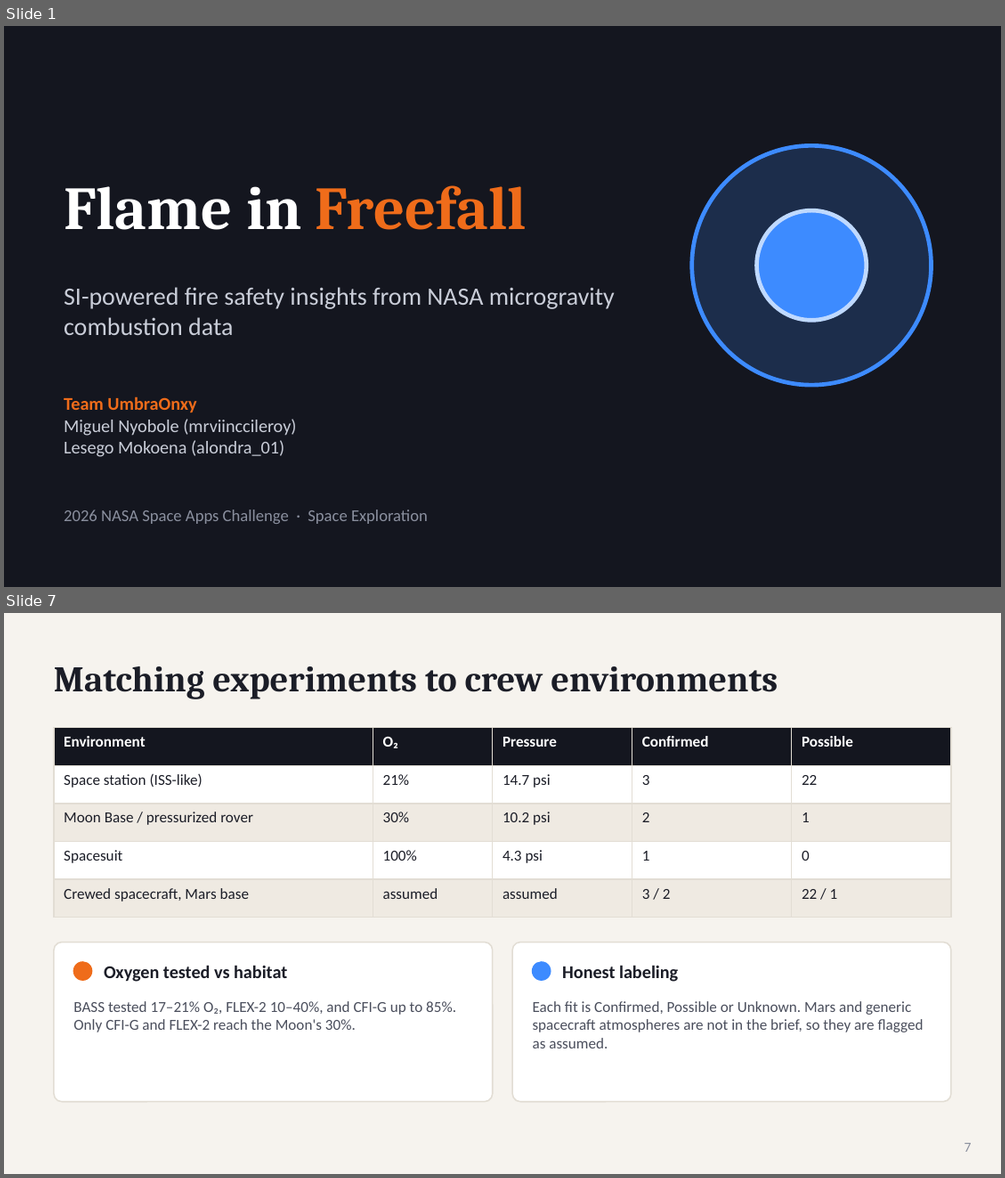
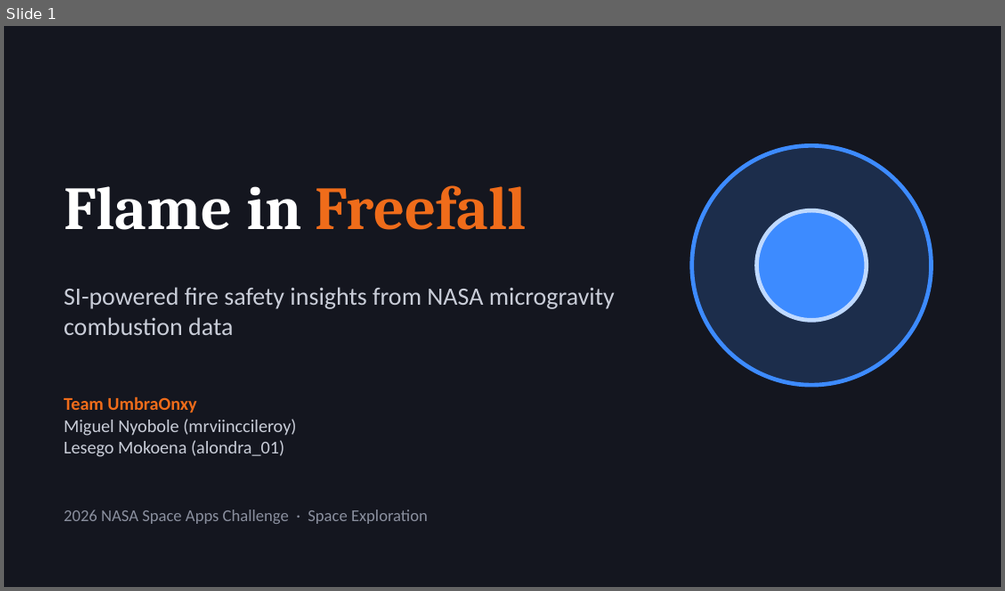
Before and after one commit to Real-Vicinic/F-I-F, a slide deck: docs/Flame_in_Freefall_Presentation.pptx. Shown one above the other, each under a label of ours: slides 1 and 7 before the commit, slide 1 after it; the slides between them are not shown. The pictures are 1005x1178 and 1005x591 pixels, drawn with LibreOffice and Linux fonts; fonts in the diff are those of the drawing. Boxes give left, top, right and bottom in pixels: in the first picture for what was removed or moved away, otherwise in the second. Text is boxed around its words. In the diff, an @@ line names an element or a change of style, - is before the commit and + after.

```diff
--- a/docs/Flame_in_Freefall_Presentation.pptx
+++ b/docs/Flame_in_Freefall_Presentation.pptx
@@ slide 7 removed at [4,613,1001,1174], background #F6F3EE @@
@@ text removed at [54,666,777,699] @@
-Matching experiments to crew environments
@@ table removed at [54,728,951,905], 5 rows, 5 columns @@
-Environment | O₂ | Pressure | Confirmed | Possible
-Space station (ISS-like) | 21% | 14.7 psi | 3 | 22
-Moon Base / pressurized rover | 30% | 10.2 psi | 2 | 1
-Spacesuit | 100% | 4.3 psi | 1 | 0
-Crewed spacecraft, Mars base | assumed | assumed | 3 / 2 | 22 / 1
@@ rounded rectangle removed at [54,942,493,1102] @@
@@ rounded rectangle removed at [512,942,951,1102] @@
@@ ellipse removed at [73,962,92,980] @@
@@ text removed at [104,965,287,981] @@
-Oxygen tested vs habitat
@@ ellipse removed at [533,962,550,980] @@
@@ text removed at [562,965,678,981] @@
-Honest labeling
@@ text removed at [73,1001,456,1032] @@
-BASS tested 17–21% O₂, FLEX-2 10–40%, and CFI-G up to 85%. Only CFI-G and FLEX-2 reach the Moon's 30%.
@@ text removed at [533,1001,923,1048] @@
-Each fit is Confirmed, Possible or Unknown. Mars and generic spacecraft atmospheres are not in the brief, so they are flagged as assumed.
@@ text removed at [964,1143,971,1151] @@
-7
```
Also in this commit, not shown: 4 slides changed, 1 slide added, 6 other slides removed.
